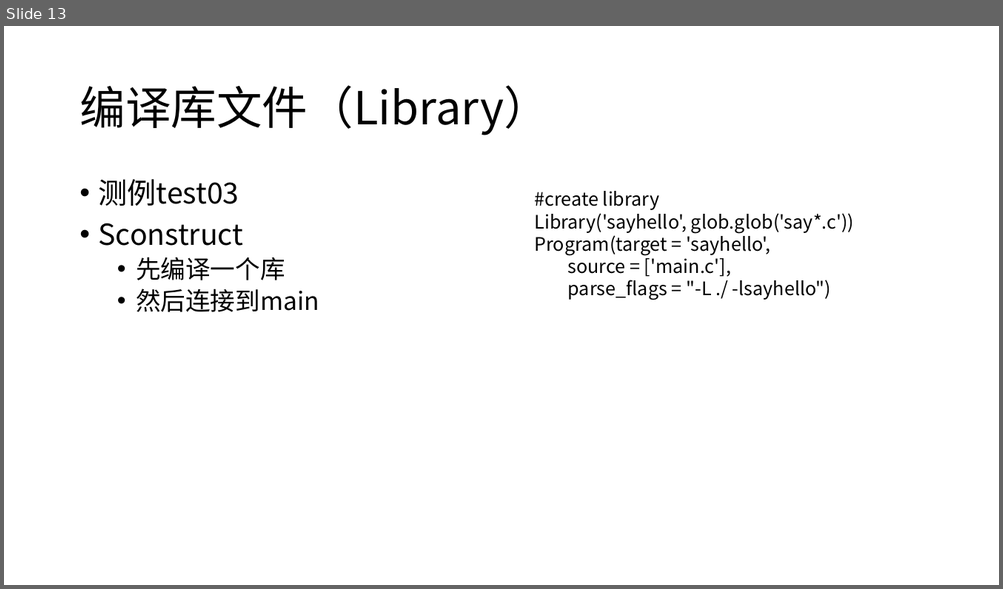
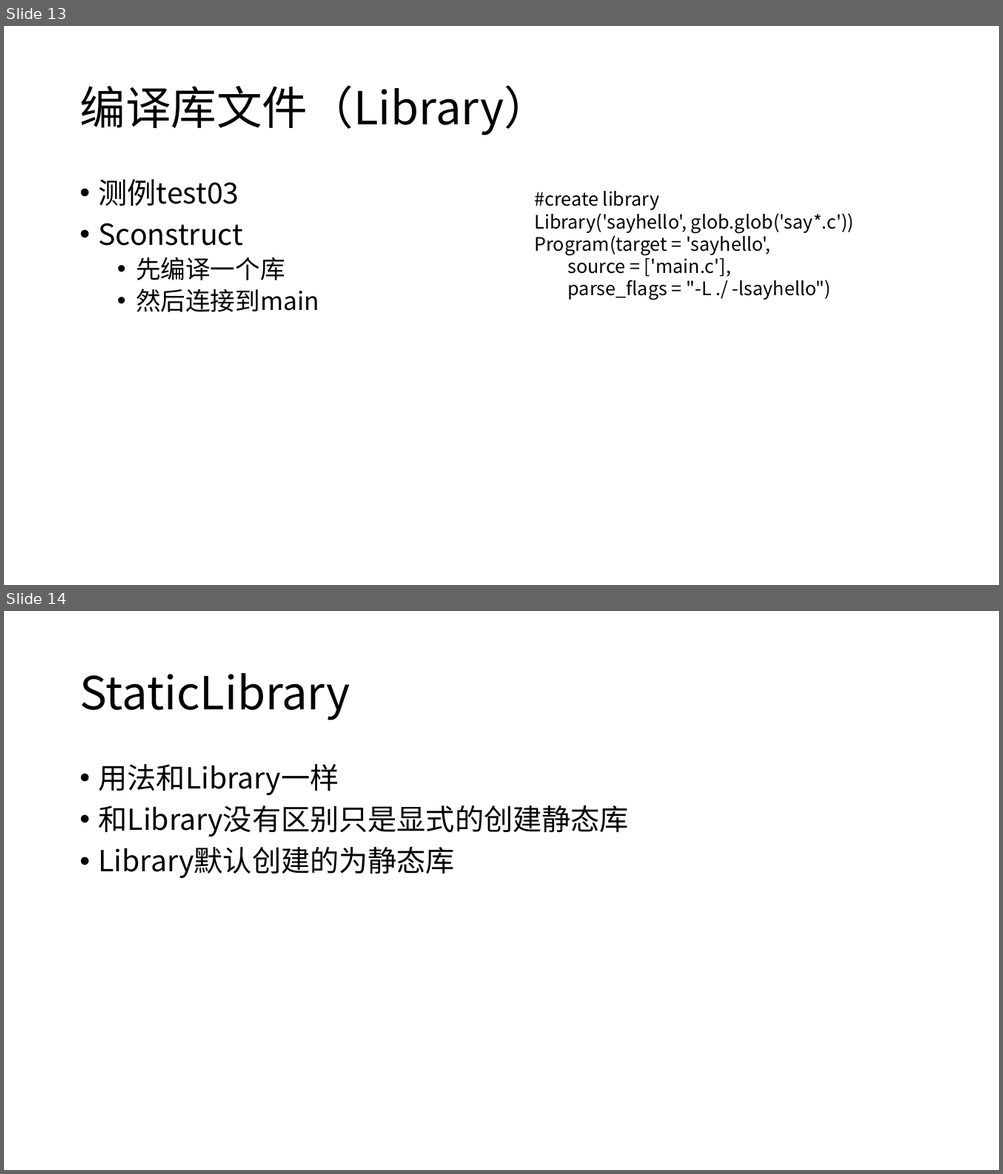
Before and after one commit to h8d9123/CSGamePhysicalEngine, a slide deck: example/learnscons/learnscons.pptx. Shown one above the other, each under a label of ours: slide 13 before the commit, slides 13 and 14 after it. The pictures are 1003x589 and 1003x1174 pixels, drawn with LibreOffice and Linux fonts; fonts in the diff are those of the drawing. Boxes give left, top, right and bottom in pixels: in the first picture for what was removed or moved away, otherwise in the second. Text is boxed around its words. In the diff, an @@ line names an element or a change of style, - is before the commit and + after.

```diff
--- a/example/learnscons/learnscons.pptx
+++ b/example/learnscons/learnscons.pptx
@@ slide 14 added at [4, 611, 999, 1170], background #FFFFFF @@
@@ title added at [79, 673, 350, 721], 44 pt, text #000000 @@
+StaticLibrary
@@ text added at [99, 764, 629, 878], 28 pt, text #000000 @@
+• 用法和Library一样
+• 和Library没有区别只是显式的创建静态库
+• Library默认创建的为静态库
```
Also in this commit, not shown: 1 slide changed, 14 other slides added, 1 slide removed, 21 other files.
